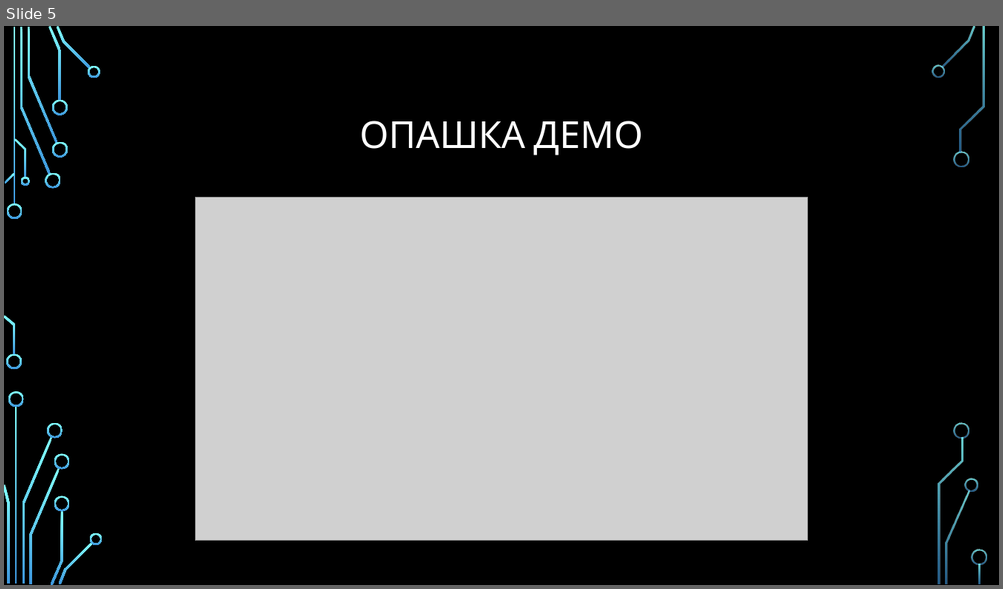
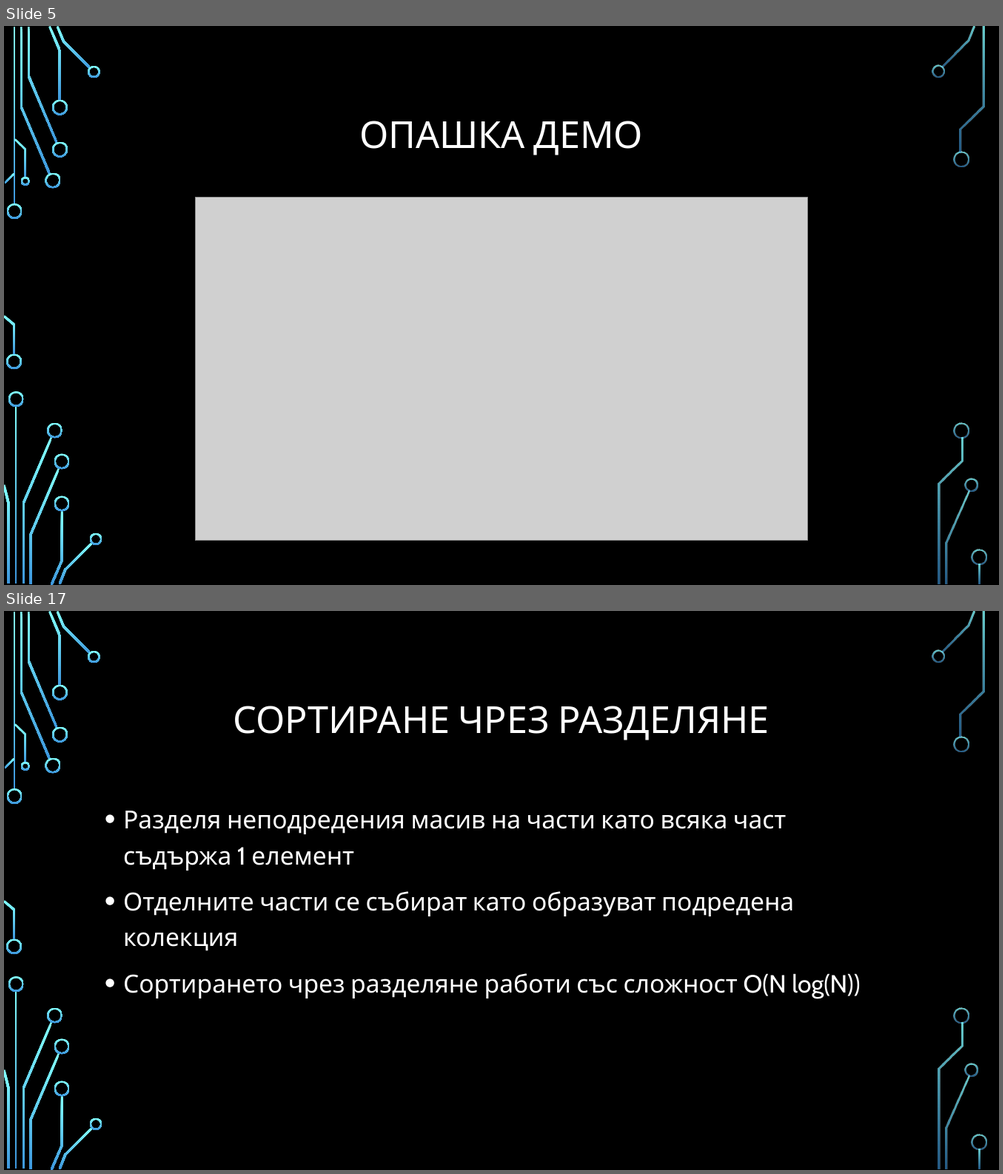
Before and after one commit to Bilyukov/java-course, a slide deck: 09.alorithms-and-data-structures.pptx. Shown one above the other, each under a label of ours: slide 5 before the commit, slides 5 and 17 after it; the slides between them are not shown. The pictures are 1003x589 and 1003x1174 pixels, drawn with LibreOffice and Linux fonts; fonts in the diff are those of the drawing; grey boxes stand for pictures; background and template pictures are left out. Boxes give left, top, right and bottom in pixels: in the first picture for what was removed or moved away, otherwise in the second. Text is boxed around its words. In the diff, an @@ line names an element or a change of style, - is before the commit and + after.

```diff
--- a/09.alorithms-and-data-structures.pptx
+++ b/09.alorithms-and-data-structures.pptx
@@ slide 17 added at (4, 611, 999, 1170), background picture (left out); not listed: 36 template elements that a slide beside it also shows @@
@@ title added at (233, 706, 769, 741), 36 pt, text #FFFFFF @@
+СОРТИРАНЕ ЧРЕЗ РАЗДЕЛЯНЕ
@@ text added at (123, 811, 859, 999), 24 pt, text #FFFFFF @@
+• Разделя неподредения масив на части като всяка част съдържа 1 елемент
+• Отделните части се събират като образуват подредена колекция
+• Сортирането чрез разделяне работи със сложност O(N log(N))
```
Also in this commit, not shown: 17 other slides added, 7 other files.
